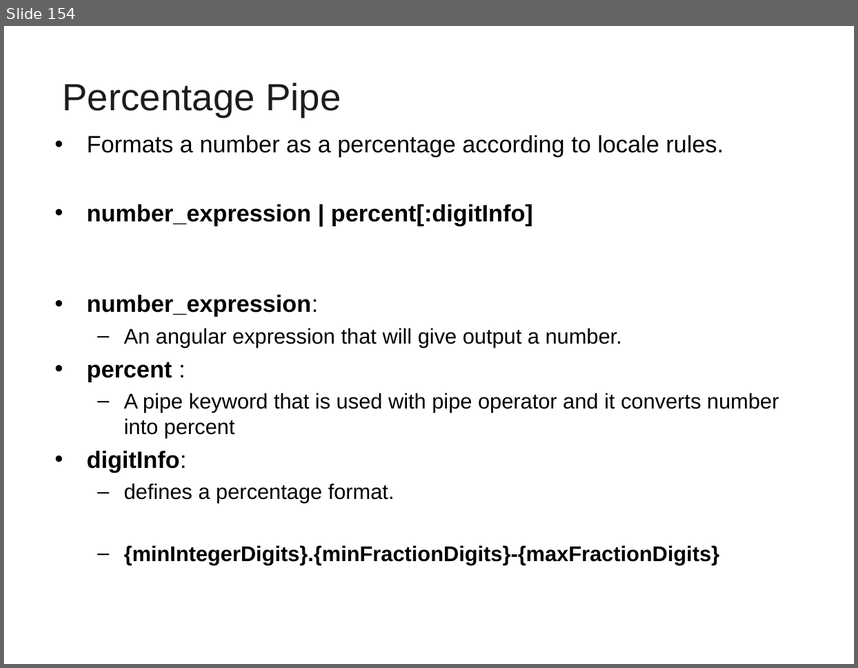
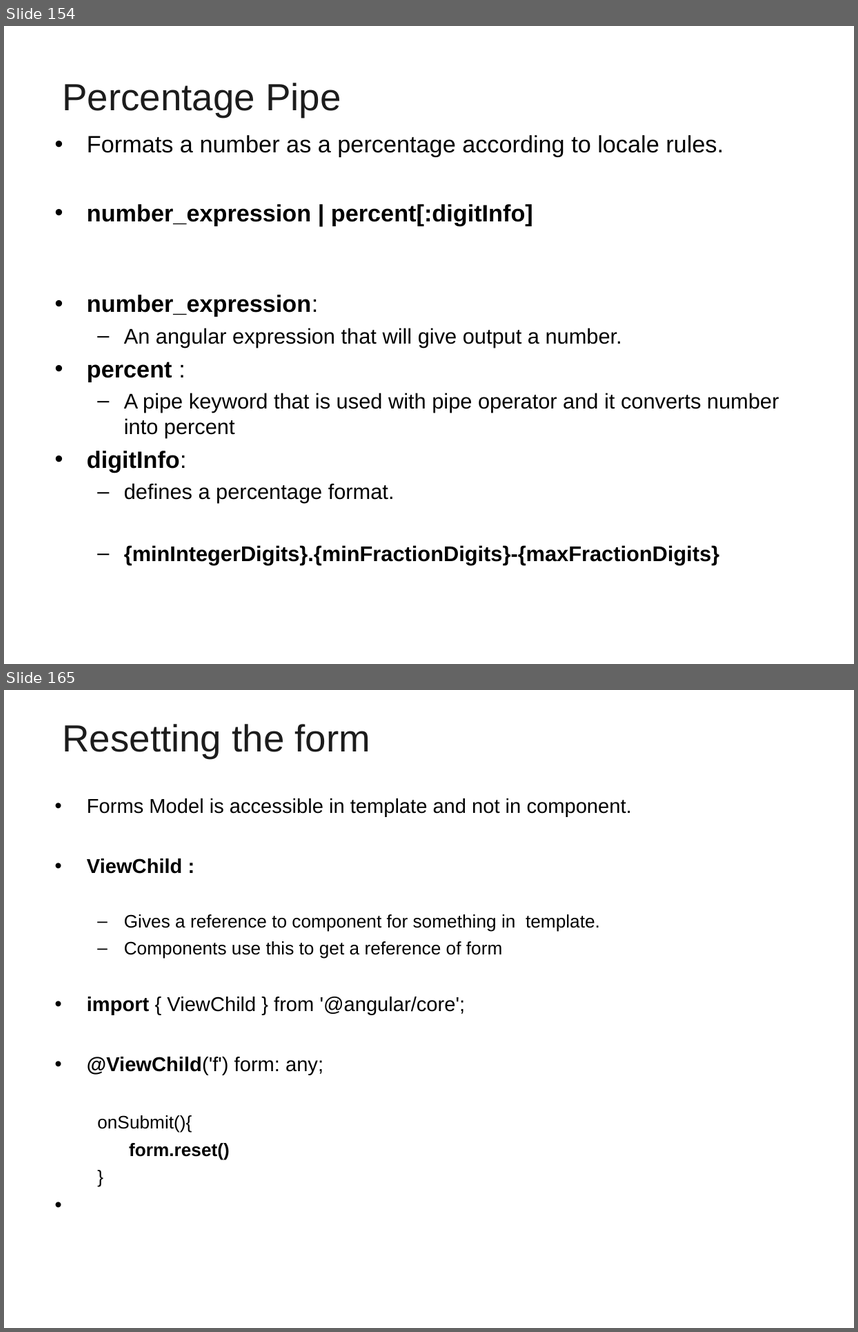
Before and after one commit to vatsanTraining/corejava, a slide deck: Angular_HSBC.ppt. Shown one above the other, each under a label of ours: slide 154 before the commit, slides 154 and 165 after it; the slides between them are not shown. The pictures are 858x668 and 858x1332 pixels, drawn with LibreOffice and Linux fonts; fonts in the diff are those of the drawing; background and template pictures are left out. Boxes give left, top, right and bottom in pixels: in the first picture for what was removed or moved away, otherwise in the second. Text is boxed around its words. In the diff, an @@ line names an element or a change of style, - is before the commit and + after.

```diff
--- a/Angular_HSBC.ppt
+++ b/Angular_HSBC.ppt
@@ slide 165 added at (4, 690, 854, 1328), background picture (left out) @@
@@ title added at (62, 724, 370, 758), 32 pt, text #1C1C1C @@
+Resetting the form
@@ text added at (87, 798, 632, 1159), 17 pt, text #000000 @@
+• Forms Model is accessible in template and not in component.
+• ViewChild :
+  – Gives a reference to component for something in template.
+  – Components use this to get a reference of form
+• import { ViewChild } from '@angular/core';
+• @ViewChild('f') form: any;
+  onSubmit(){
+  form.reset()
+  }
```
Also in this commit, not shown: 1 slide changed, 12 other slides added.
